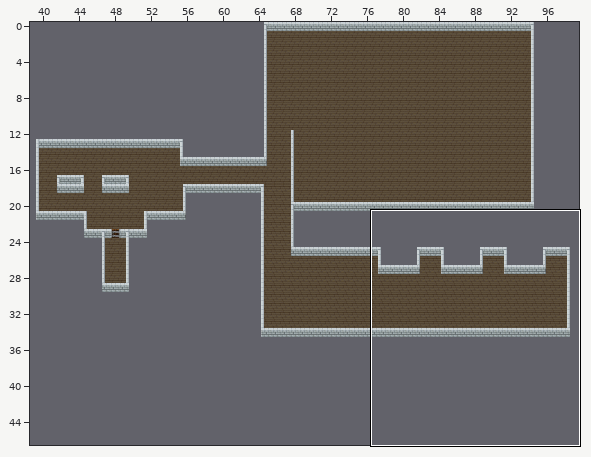
Tiled map (JSON): Assets/Maps/Tiled/rooms/hub.json. Above: a wide view before the commit, with the close-up outlined.
Close-up. Before:
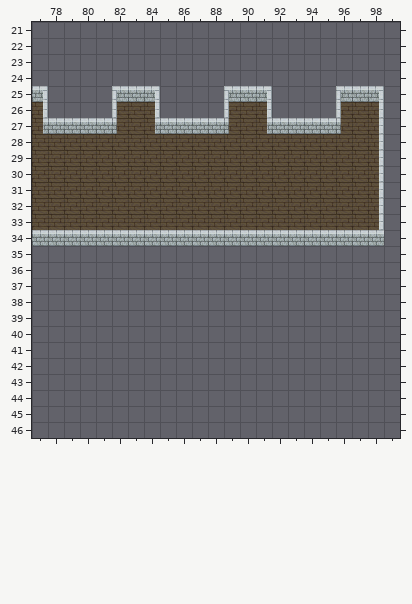
Cells are 16x16 px. Shown: x 77..99, y 21..46.
The result:
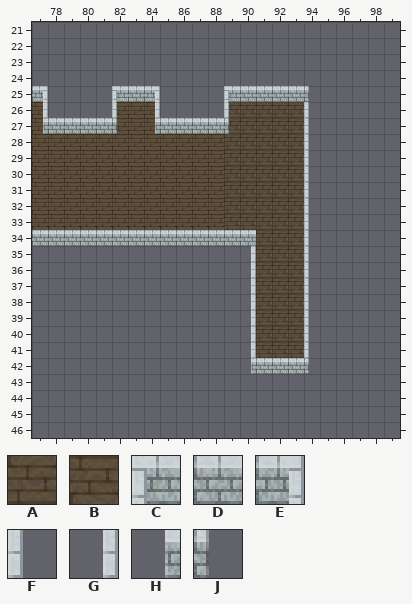
Key: from "Tiles1": A 6, B 6 flipped up-down, C 128, D 129, E 130, F 160, G 162, H 224, J 226.
_ is an empty cell.
What changed:
Layer "Floor":
Tile A is added in row 27 at x 92 to 93.
Tile A replaces tile B in rows 26 to 27 at x 89 to 91; in rows 28 to 33 at x 89 to 93.
Tile A is added in row 26 at x 92 to 93; in rows 34 to 41 at x 91 to 93.
The tile that lay hidden is gone in row 25 at x 96 to 98; in row 27 at x 94 to 95.
Tile B is gone in rows 26 to 27 at x 96 to 98; in rows 28 to 33 at x 94 to 98.
Layer "Walls":
Tile D replaces tile E in row 25 at x 91.
Tile D is added in row 25 at x 92 to 93; in row 42 at x 91 to 93.
Tile F replaces tile D in row 27 at x 94; in row 34 at x 94.
Tile F is added in row 26 at x 94; in rows 28 to 33 at x 94; in rows 35 to 41 at x 94.
Tile G is added in rows 35 to 41 at x 90.
Tile H is added in row 42 at x 90.
Tile J is added in row 25 at x 94; in row 42 at x 94.
Tile C is gone in row 25 at x 96.
Tile D is gone in row 25 at x 97; in row 27 at x 92 to 93 and 95; in row 34 at x 91 to 93 and 95 to 98.
Tile E is gone in row 25 at x 98.
Tile F is gone in row 26 at x 96.
Tile G is gone in row 26 at x 91 and 98; in rows 27 to 33 at x 98.
Tile H is gone in row 27 at x 91.
Tile J is gone in row 27 at x 96.
Changed places in both close-ups, as pixel boxes (x1, y1, x2, y2):
changed: (224, 86, 384, 374)
